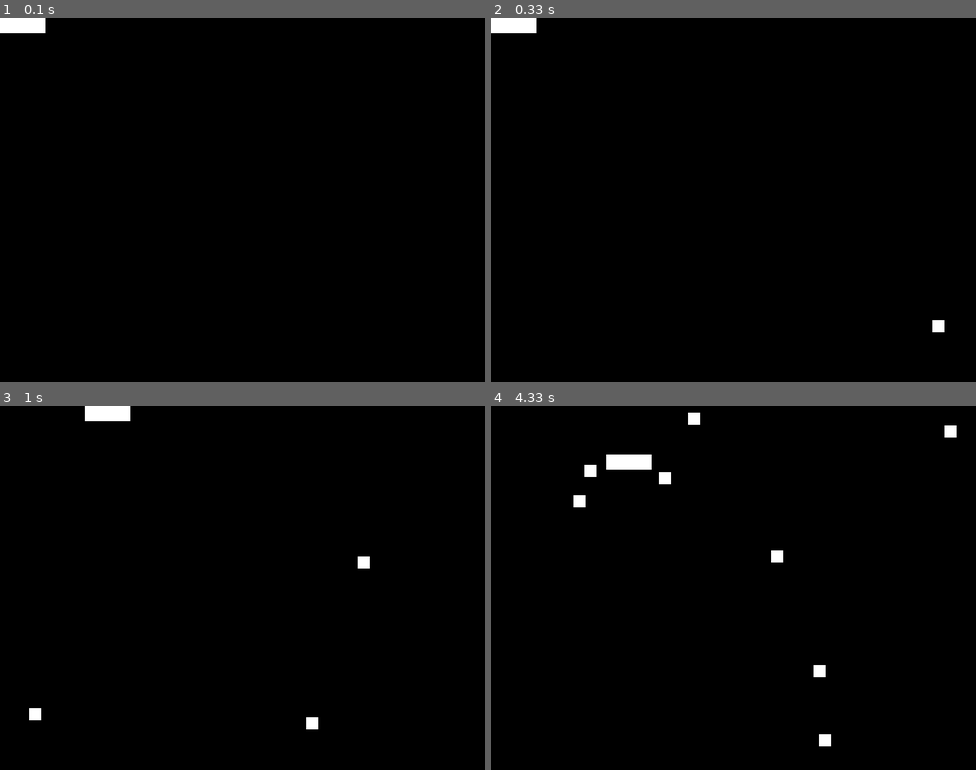
Above: before the commit, frames 1-4 (two rows, left to right).
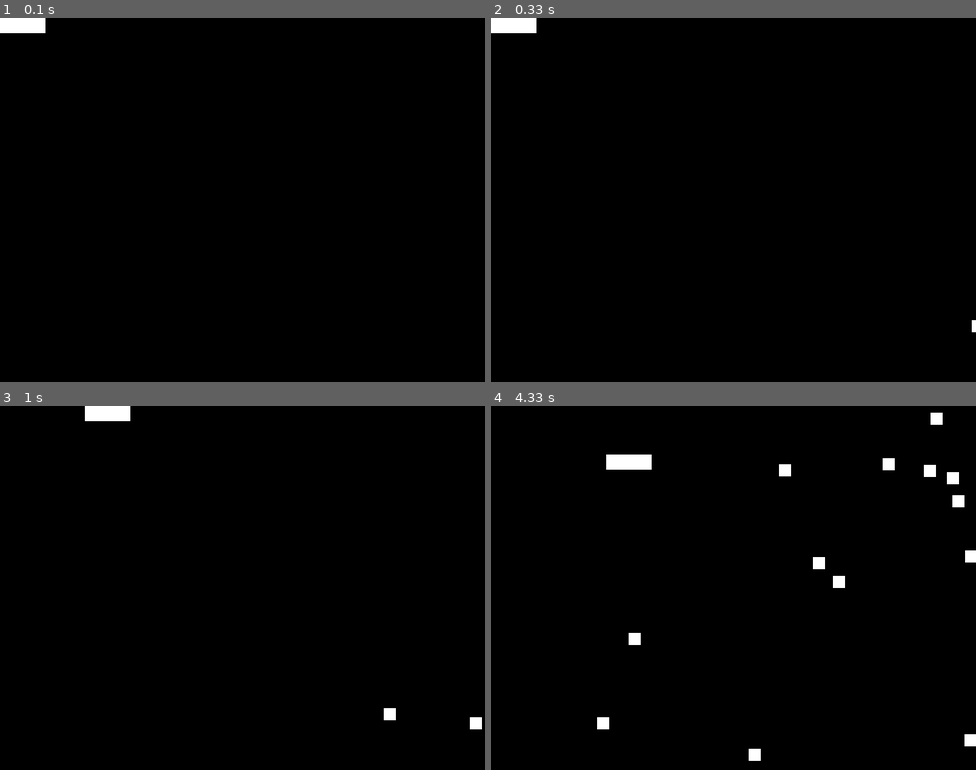
Above: after the commit, the same moments.

Repository: SaberHardy/pyGame
Game: pygame game, started from main.py
The game is run twice, just before and just after one commit, with the same random seed, the same clock (stepped at 60 frames per second) and the same inputs.
Inputs:
- Up to frame 1 (0.1 s): no input
- Up to frame 2 (0.33 s): no input
- Up to frame 3 (1 s): hold Right 0.33-0.8 s; hold Up from 0.83 s (still down)
- Up to frame 4 (4.33 s): release Up at 1.13 s; hold Right 1.17-1.63 s; hold Left 1.67-2.2 s; hold Down 2.23-2.53 s; hold Left 2.57-2.97 s; hold Up 3-3.37 s; hold Right 3.4-4.03 s; hold Down from 4.07 s (still down)

Frame 1 is identical in both runs. In frame 2, 0.1% of the frame differs, in the area x 91-100%, y 83-87%; in frame 3, 0.4%; in frame 4, 1.7%, in the area x 17-100%, y 1-98%.

Commit message:
speed down the enemies

Diff:
--- a/classes/enemy.py
+++ b/classes/enemy.py
@@ -10,14 +10,14 @@
         super(Enemy, self).__init__()
         self.surface = pygame.Surface((20, 20))
         self.surface.fill((255, 255, 255))
-        self.rectangle = self.surface.get_rect(
+        self.rect = self.surface.get_rect(
             center=(
                 random.randint(SCREEN_WIDTH + 20, SCREEN_WIDTH + 100),
                 random.randint(0, SCREEN_HEIGHT))
         )
-        self.speed = random.randint(5, 20)
+        self.speed = random.randint(1, 5)
 
     def update(self) -> None:
-        self.rectangle.move_ip(-self.speed, 0)
-        if self.rectangle.right < 0:
+        self.rect.move_ip(-self.speed, 0)
+        if self.rect.right < 0:
             self.kill()
--- a/classes/player_user.py
+++ b/classes/player_user.py
@@ -20,27 +20,27 @@
         self.surface = pygame.Surface((75, 25))
         self.surface.fill((255, 255, 255))
         print('user printed')
-        self.rectangle = self.surface.get_rect()
+        self.rect = self.surface.get_rect()
 
     def update(self, pressed_keys):
         if pressed_keys[K_UP]:
-            self.rectangle.move_ip(0, -5)
+            self.rect.move_ip(0, -5)
         if pressed_keys[K_DOWN]:
-            self.rectangle.move_ip(0, 5)
+            self.rect.move_ip(0, 5)
         if pressed_keys[K_LEFT]:
-            self.rectangle.move_ip(-5, 0)
+            self.rect.move_ip(-5, 0)
         if pressed_keys[K_RIGHT]:
-            self.rectangle.move_ip(5, 0)
+            self.rect.move_ip(5, 0)
 
         """Keep the object on the screen"""
-        if self.rectangle.left < 0:
-            self.rectangle.left = 0
+        if self.rect.left < 0:
+            self.rect.left = 0
 
-        if self.rectangle.right > self.SCREEN_WIDTH:
-            self.rectangle.right = self.SCREEN_WIDTH
+        if self.rect.right > self.SCREEN_WIDTH:
+            self.rect.right = self.SCREEN_WIDTH
 
-        if self.rectangle.top <= 0:
-            self.rectangle.top = 0
+        if self.rect.top <= 0:
+            self.rect.top = 0
 
-        if self.rectangle.bottom >= self.SCREEN_HEIGHT:
-            self.rectangle.bottom = self.SCREEN_HEIGHT
+        if self.rect.bottom >= self.SCREEN_HEIGHT:
+            self.rect.bottom = self.SCREEN_HEIGHT
--- a/main.py
+++ b/main.py
@@ -58,23 +58,27 @@
     #
     # surface = pygame.Surface((100, 100))
     #
-    # Fill the small rectangle with black color
+    # Fill the small rect with black color
     screen.fill((0, 0, 0))
-    # rectangle = surface.get_rect()
+    # rect = surface.get_rect()
 
-    # Draw all spirites
+    # Draw all sprites
     for entity in all_sprites:
-        screen.blit(entity.surface, entity.rectangle)
+        screen.blit(entity.surface, entity.rect)
     # surface_center = (
     #     (SCREEN_WIDTH - surface.get_width()) / 2,
     #     (SCREEN_HEIGHT - surface.get_height()) / 2)
 
-    # This line will display the rectangle from Top left corner
-    screen.blit(player.surface, player.rectangle)
+    if pygame.sprite.spritecollideany(player, enemies):
+        player.kill()
+        running = False
 
-    # This will display the rectangle in the center of the screen
+    # This line will display the rect from Top left corner
+    screen.blit(player.surface, player.rect)
+
+    # This will display the rect in the center of the screen
     # screen.blit(player.surface, surface_center)
 
     pygame.display.flip()
 
-# User Input
+# Collision Detection
